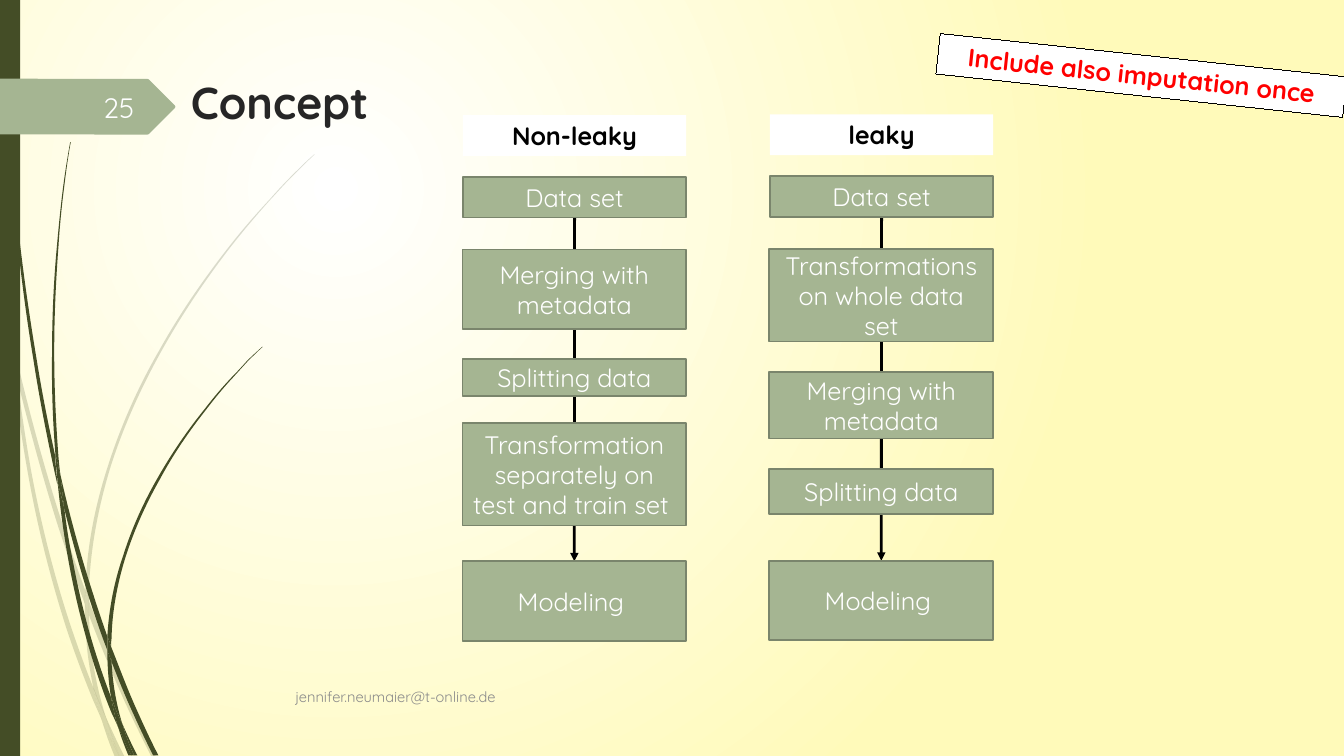
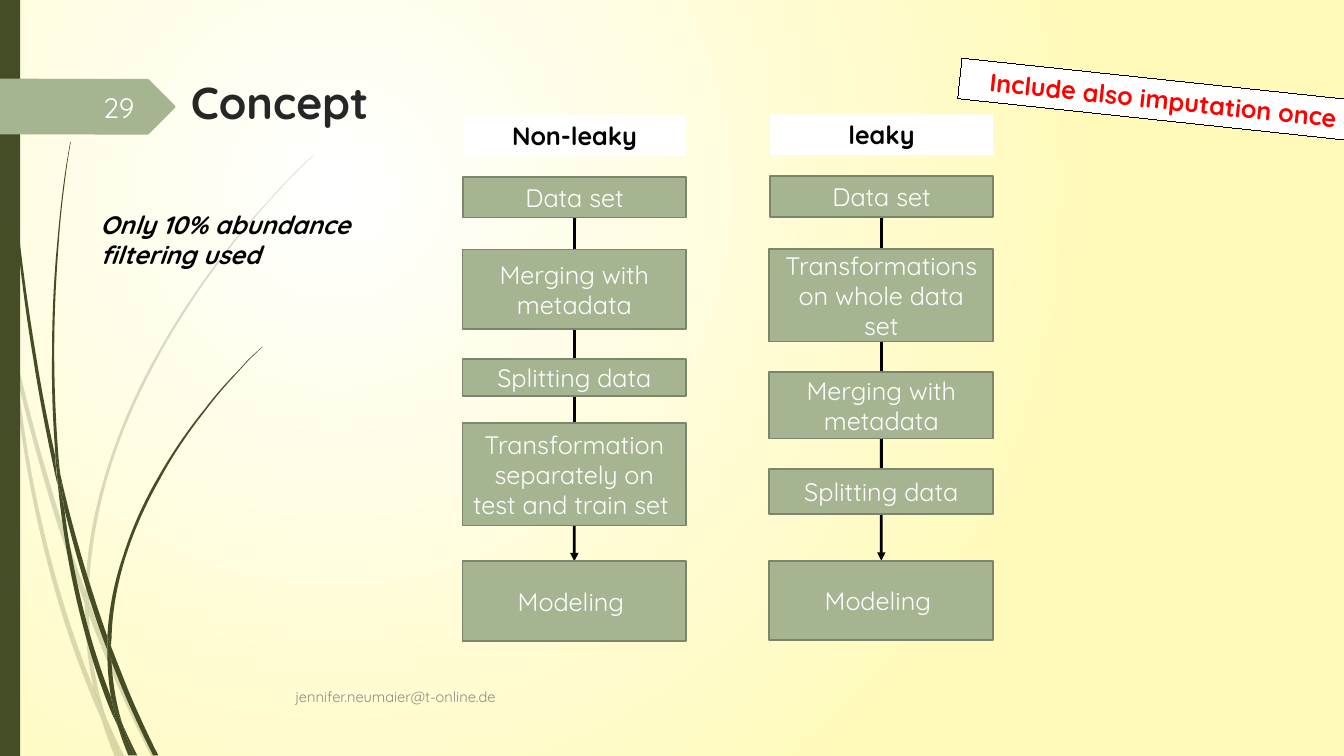
Before and after one commit to JenniferNeumaier/ml_coda, a slide deck: slide 29 of doc/Project_structure_notes.pptx (slide 25 before the commit). Drawn at 1344x756 pixels with LibreOffice and Linux fonts; fonts in the diff are those of the drawing. Boxes give left, top, right and bottom in pixels: in the first picture for what was removed or moved away, otherwise in the second. Text is boxed around its words. In the diff, an @@ line names an element or a change of style, - is before the commit and + after.

```diff
--- a/doc/Project_structure_notes.pptx
+++ b/doc/Project_structure_notes.pptx
@@ rectangle "Include also imputation once": place and size @@
-rectangle "Include also imputation once" at box(936, 34, 1344, 117)
+rectangle "Include also imputation once" at box(958, 58, 1344, 142)
@@ page number at box(103, 98, 134, 118): text changed @@
-25
+29
@@ text added at box(100, 212, 350, 272), 18 pt, text #000000, bold, italic @@
+Only 10% abundance filtering used
```
Also in this commit, not shown: 24 other slides changed, 4 slides added, 38 other files.
